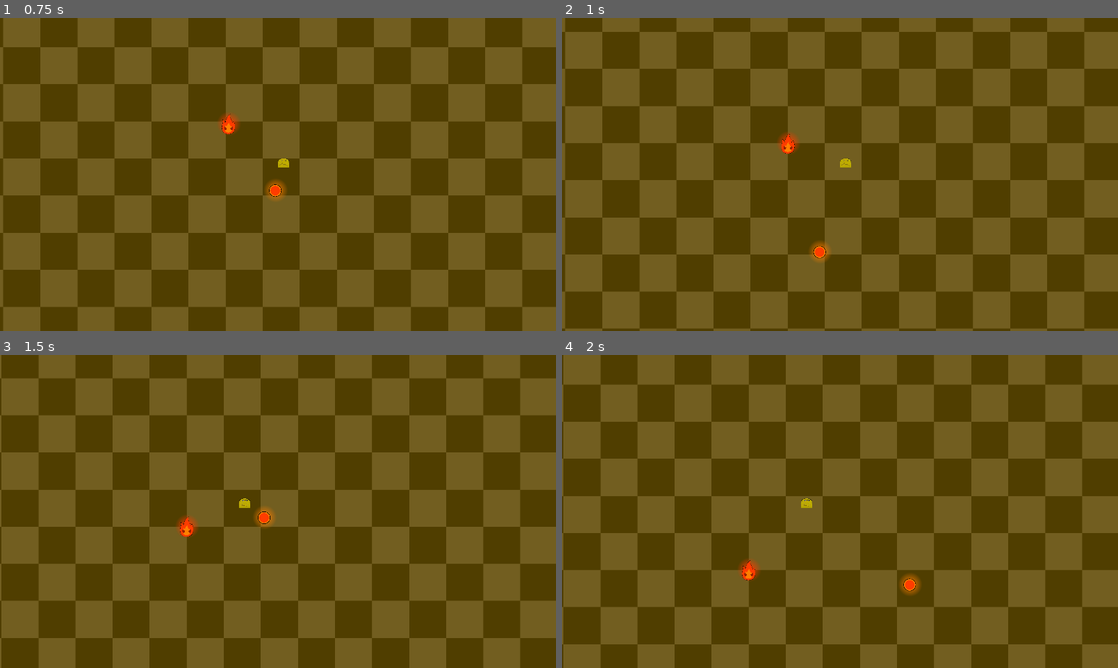
Above: before the commit, frames 1-4 (two rows, left to right).
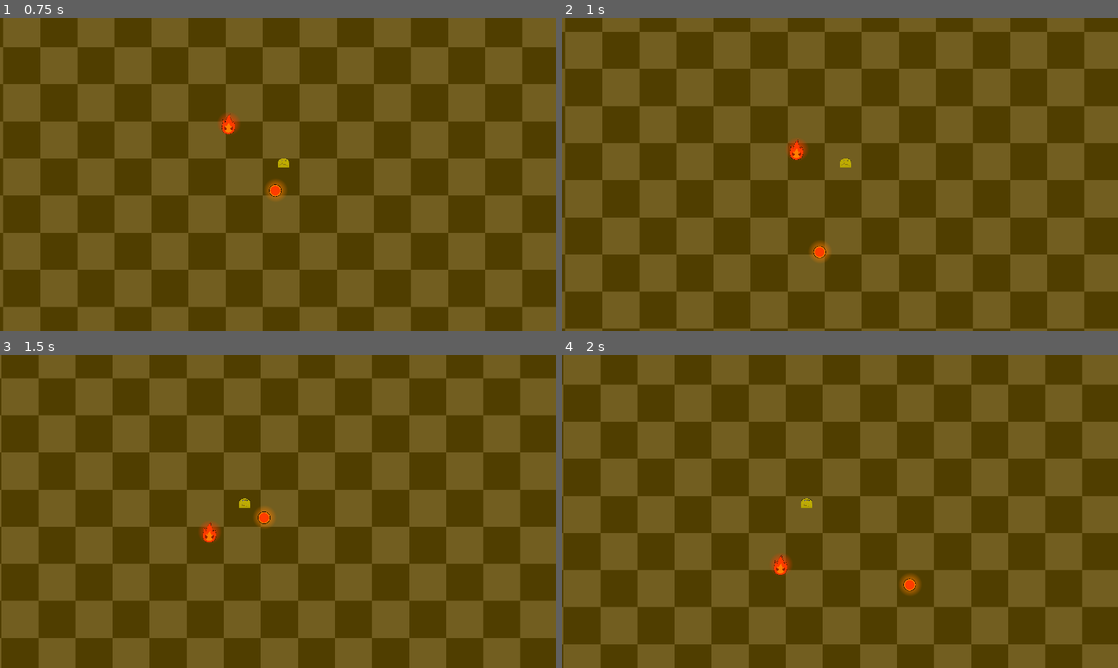
Above: after the commit, the same moments.

Repository: ICICLE-Studios/Soul-of-Nature
Game: Godot game, scene res://scenes/level.tscn
Two runs of this game, one before a commit and one after it. Both use one fixed random seed, a clock stepped at 60 frames per second and the inputs below.
Inputs (mouse positions are in pixels of both pictures, inside the frame that each line leads up to):
- Up to frame 1 (0.75 s): tap Enter at 0.5 s; move the mouse to (250, 237) at 0.52 s; hold Up (ui_up) from 0.53 s (still down); click (250, 237) at 0.6 s
- Up to frame 2 (1 s): keep holding Up (ui_up)
- Up to frame 3 (1.5 s): keep holding Up (ui_up); move the mouse to (444, 558) at 1.27 s; click (444, 558) at 1.35 s
- Up to frame 4 (2 s): keep holding Up (ui_up)

Frame 1 is identical in both runs. In frame 2, 0.3% of the frame differs, in the area x 38-45%, y 36-46%; in frame 3, 0.4%, in the area x 31-40%, y 51-60%; in frame 4, 0.4%.

Commit message:
Bug del enemigo parcheado y audio bola de fuego

Diff:
--- a/scenes/attacks/player_fireball.tscn
+++ b/scenes/attacks/player_fireball.tscn
@@ -1,8 +1,9 @@
-[gd_scene load_steps=5 format=3 uid="uid://bnwknvhvcr7u8"]
+[gd_scene load_steps=6 format=3 uid="uid://bnwknvhvcr7u8"]
 
 [ext_resource type="Script" path="res://scripts/attacks/player_fireball.gd" id="1_owery"]
 [ext_resource type="Texture2D" uid="uid://brjq2uai8afjx" path="res://sprites/circle_gradient.png" id="2_ogl8h"]
 [ext_resource type="Texture2D" uid="uid://dq4ucpirj5oa1" path="res://sprites/attacks/placeholder_fireball.png" id="3_j31ft"]
+[ext_resource type="AudioStream" uid="uid://dd1r3ste41gw0" path="res://audios/fire-magic.mp3" id="4_8boji"]
 
 [sub_resource type="CircleShape2D" id="CircleShape2D_wvlly"]
 
@@ -27,4 +28,8 @@
 one_shot = true
 autostart = true
 
+[node name="AudioStreamPlayer" type="AudioStreamPlayer" parent="."]
+stream = ExtResource("4_8boji")
+autoplay = true
+
 [connection signal="timeout" from="DestroyTimer" to="." method="_on_destroy_timer_timeout"]
--- a/scenes/level.tscn
+++ b/scenes/level.tscn
@@ -103,5 +103,5 @@
 script = ExtResource("1_2wegk")
 
 [connection signal="timeout" from="Enemy/Navigation/Timer" to="Enemy" method="_on_timer_timeout"]
-[connection signal="area_entered" from="Enemy/Area/Area2D" to="Enemy" method="_on_area_2d_area_entered"]
-[connection signal="area_exited" from="Enemy/Area/Area2D" to="Enemy" method="_on_area_2d_area_exited"]
+[connection signal="body_entered" from="Enemy/Area/Area2D" to="Enemy" method="_on_area_2d_body_entered"]
+[connection signal="body_exited" from="Enemy/Area/Area2D" to="Enemy" method="_on_area_2d_body_exited"]
--- a/scripts/attacks/player_fireball.gd
+++ b/scripts/attacks/player_fireball.gd
@@ -1,22 +1,17 @@
 class_name PlayerFireball
 extends Area2D
-
 
 const SPEED = 300.0
 
 var motion_direction : Vector2
 
-
 func _ready():
 	motion_direction = get_local_mouse_position().normalized()
-
 	if motion_direction.is_zero_approx():
 		motion_direction = Vector2(1.0, 0.0)
-
 
 func _physics_process(delta):
 	position += motion_direction * SPEED * delta
 
-
 func _on_destroy_timer_timeout():
 	queue_free()
--- a/scripts/enemies/enemy_controller.gd
+++ b/scripts/enemies/enemy_controller.gd
@@ -28,14 +28,12 @@
 func _on_timer_timeout():
 	makepath()
 
-func _on_area_2d_area_entered(area):
-	detection = area.owner
-	print("Entra jugador")
-	pass
+func _on_area_2d_body_entered(body):
+	if body.get_collision_layer() == 1:
+		detection = body
+		print("Entra jugador")
 
-
-func _on_area_2d_area_exited(area):
-	if detection == area.owner:
+func _on_area_2d_body_exited(body):
+	if body.get_collision_layer() == 1:
 		print("Sale jugador")
 		detection = null
-	pass
Not shown, added: audios/fire-magic.mp3.import
Not shown, added: audios/fire-magic.mp3
